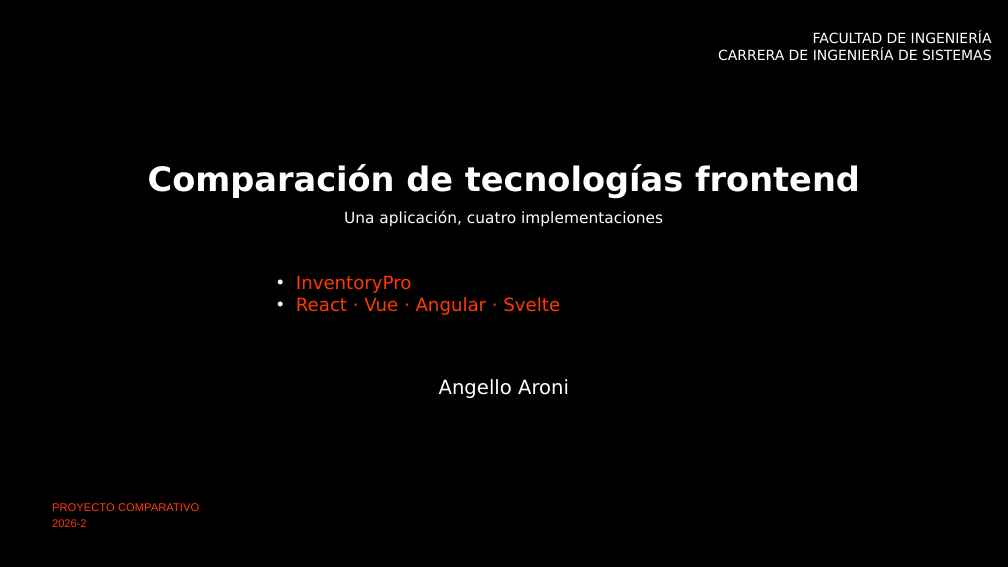
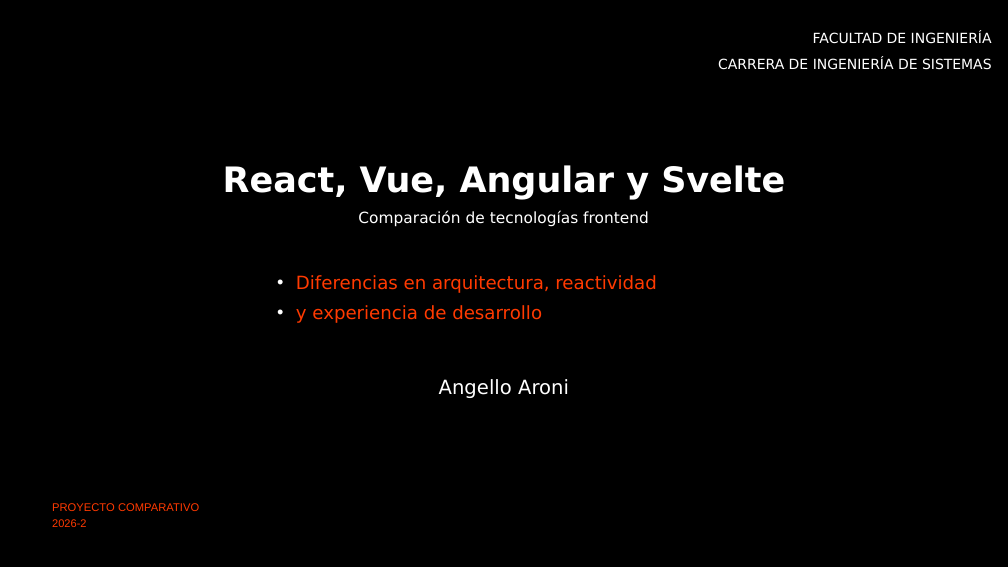
Before and after one commit to angelloaroni/ArquiSoftIndividual, a slide deck: slide 1 of presentacion/Comparativa_Frontend_InventoryPro.pptx. Drawn at 1008x567 pixels with LibreOffice and Linux fonts; fonts in the diff are those of the drawing; background and template pictures are left out. Boxes give left, top, right and bottom in pixels: in the first picture for what was removed or moved away, otherwise in the second. Text is boxed around its words. In the diff, an @@ line names an element or a change of style, - is before the commit and + after.

```diff
--- a/presentacion/Comparativa_Frontend_InventoryPro.pptx
+++ b/presentacion/Comparativa_Frontend_InventoryPro.pptx
@@ text "FACULTAD DE INGENIERÍA" at (x1=718, y1=32, x2=992, y2=70): more space between paragraphs @@
@@ title at (x1=223, y1=165, x2=785, y2=200): text changed; size 24 to 25 pt @@
-Comparación de tecnologías frontend
+React, Vue, Angular y Svelte
@@ text at (x1=358, y1=210, x2=649, y2=227): text changed @@
-Una aplicación, cuatro implementaciones
+Comparación de tecnologías frontend
@@ text at (x1=296, y1=275, x2=656, y2=323): text changed @@
-• InventoryPro
-• React · Vue · Angular · Svelte
+• Diferencias en arquitectura, reactividad
+• y experiencia de desarrollo
```
Also in this commit, not shown: 3 other slides changed, 3 slides added, 3 slides removed, 3 other files.
